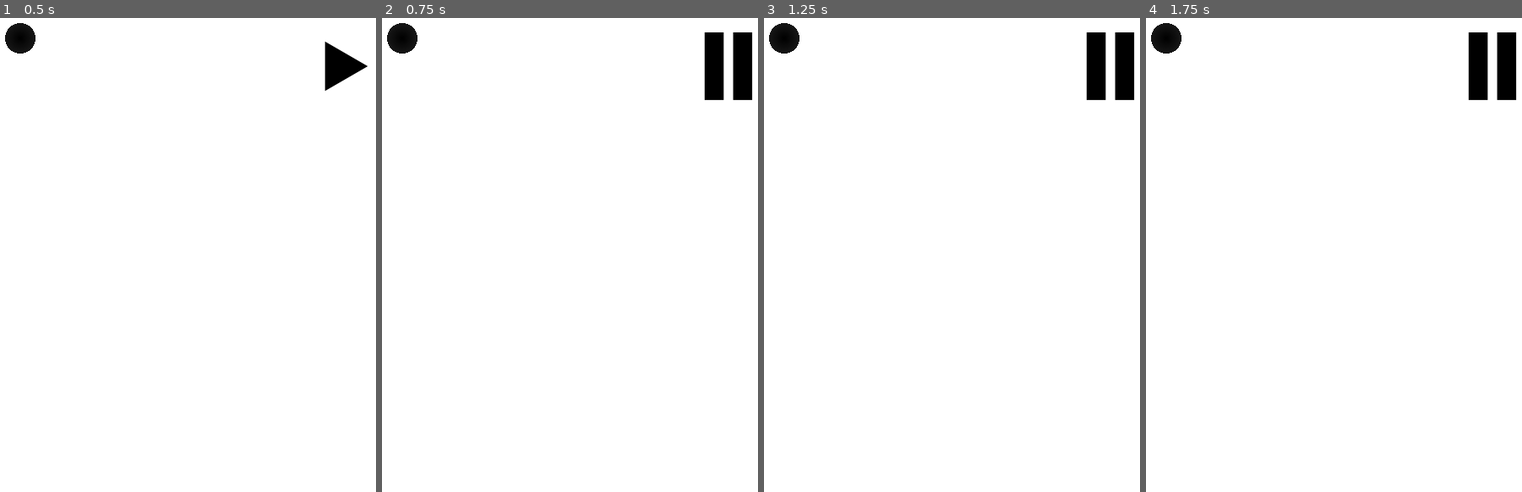
Above: before the commit, frames 1-4 (left to right).
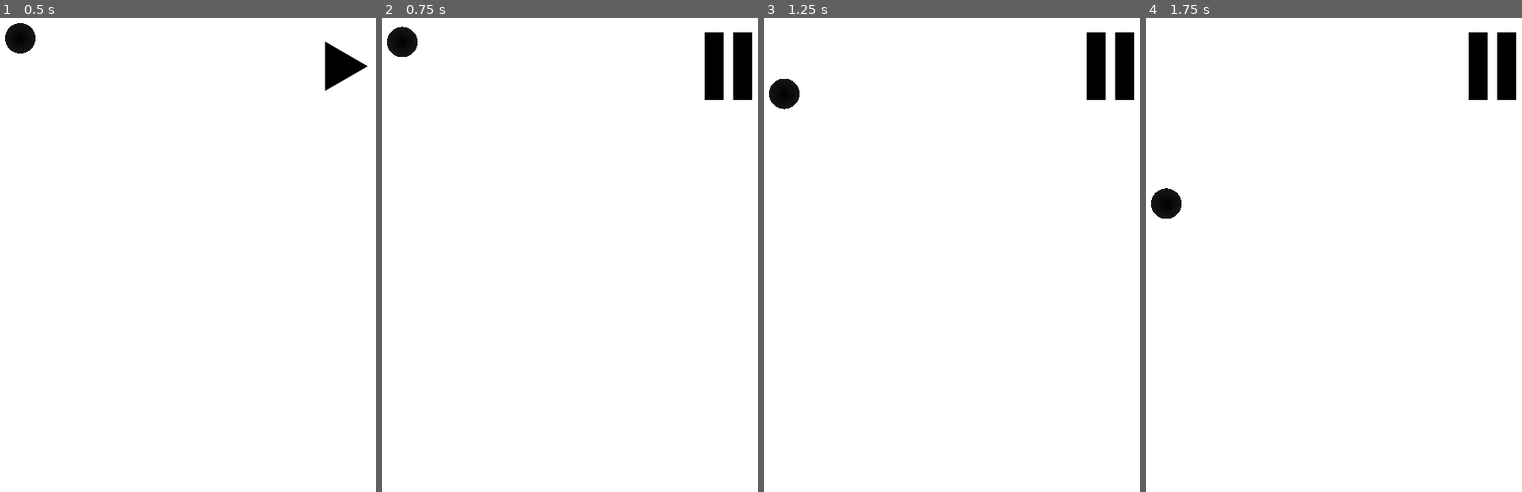
Above: after the commit, the same moments.

Repository: trizko/Papyrus
Game: Godot game, scene res://scenes/levels/level-01-01.tscn
Same seed, same stepped clock (60 frames per second), same inputs: the game is played once before the commit and once after it.
Inputs (mouse positions are in pixels of both pictures, inside the frame that each line leads up to):
- Up to frame 1 (0.5 s): no input
- Up to frame 2 (0.75 s): click (727, 65) at 0.5 s
- Up to frame 3 (1.25 s): no input
- Up to frame 4 (1.75 s): move the mouse to (outside the picture) at 1.27 s; click (outside the picture) at 1.42 s

Frame 1 is identical in both runs. In frame 2, 0.1% of the frame differs, in the area x 1-10%, y 1-9%; in frame 3, 0.8%; in frame 4, 0.8%, in the area x 1-10%, y 1-43%.

Commit message:
Add signal for starting level to play/pause button in level scene

Diff:
--- a/godot/Papyrus/scenes/levels/level-01-01.tscn
+++ b/godot/Papyrus/scenes/levels/level-01-01.tscn
@@ -20,3 +20,5 @@
 offset_top = 15.0
 offset_right = 438.0
 offset_bottom = 64.0
+
+[connection signal="toggled" from="PlayPauseButton" to="." method="_on_play_pause_button_toggled"]
--- a/godot/Papyrus/scripts/level-01-01.gd
+++ b/godot/Papyrus/scripts/level-01-01.gd
@@ -21,6 +21,6 @@
 	body.global_position = pos
 	add_child(body)
 
-func _on_play_button_pressed():
+func _on_play_pause_button_toggled(button_pressed):
 	print("hello")
 	$Object.gravity_scale = 0.30
